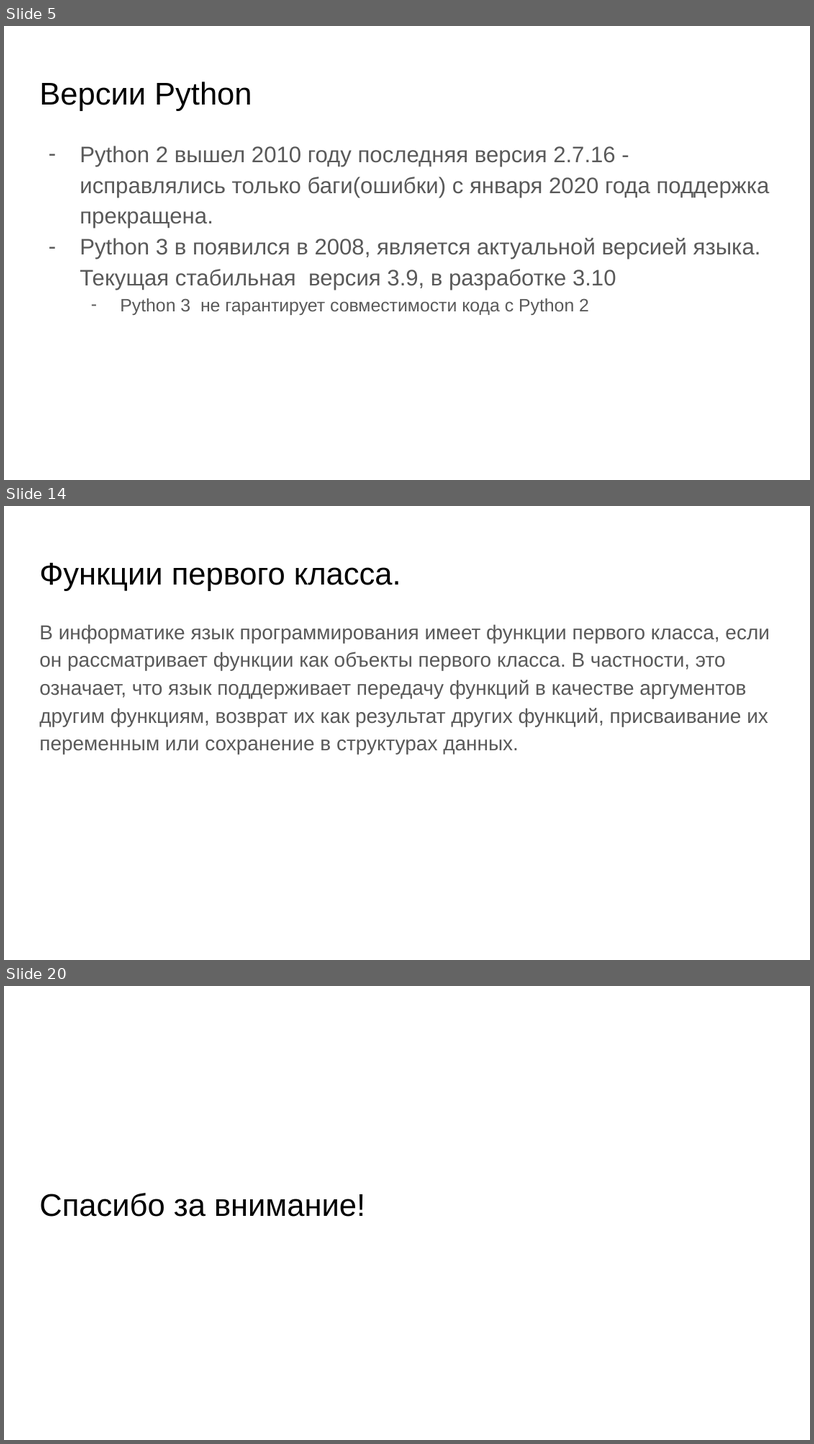
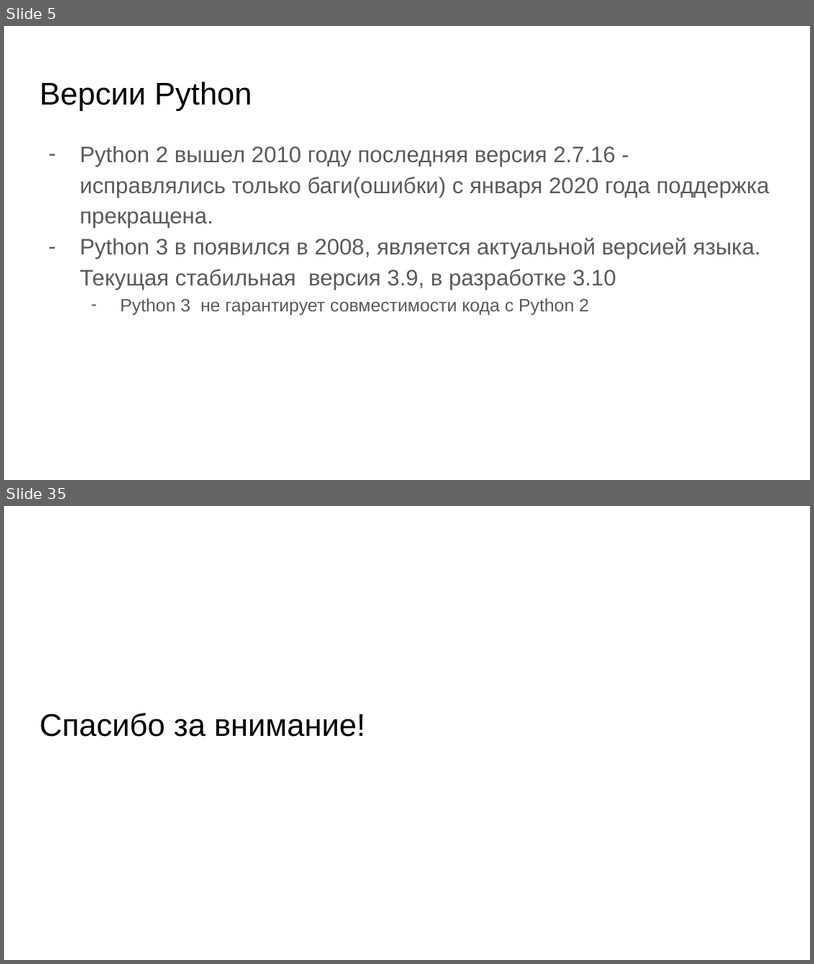
Before and after one commit to skhayrulin/python_course, a slide deck: lecture/Lecture12.pptx. Shown one above the other, each under a label of ours: slides 5, 14 and 20 before the commit, slides 5 and 35 after it; the slides between them are not shown. The pictures are 814x1444 and 814x964 pixels, drawn with LibreOffice and Linux fonts; fonts in the diff are those of the drawing. Boxes give left, top, right and bottom in pixels: in the first picture for what was removed or moved away, otherwise in the second. Text is boxed around its words. In the diff, an @@ line names an element or a change of style, - is before the commit and + after.

```diff
--- a/lecture/Lecture12.pptx
+++ b/lecture/Lecture12.pptx
@@ slide 14 removed at (4,506,810,960), background #FFFFFF @@
@@ title removed at (39,562,401,591) @@
-Функции первого класса.
@@ text removed at (39,624,769,754) @@
-В информатике язык программирования имеет функции первого класса, если он рассматривает функции как объекты первого класса. В частности, это означает, что язык поддерживает передачу функций в качестве аргументов другим функциям, возврат их как результат других функций, присваивание их переменным или сохранение в структурах данных.
@@ what was slide 20 is now slide 35 @@
```
Also in this commit, not shown: 33 slides added, 13 other slides removed, 8 other files.
